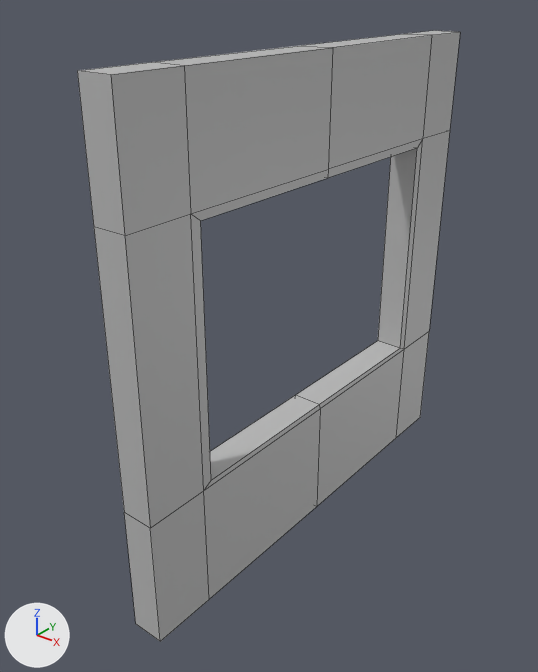
The FBX model SPMGrupp6/Content/Meshes/SM.wall_window_300x300x20.fbx: old version first, new version second.
Rendered twice from a 50 mm camera at (2.45, -4.97, 3.34) aimed at (-0.15, -1.72, 1.33). Arrows for +X, +Y and +Z are at lower left; the lights stay in place. The first picture is the older version. Mesh edges are drawn as thin lines. Where no turn or scale is listed for an object, it has been applied to the vertices.

The older version as bpy lines, for what is in view:
```python
me_mesh = bpy.data.meshes.new('Mesh')
me_mesh.from_pydata(...)  # 52 vertices, 52 faces; spans x -0.1..0.1, y -3.0..0.0, z 0.0..3.0
me_mesh.materials.append(mat_trimsheet)  # grey #bcbcbc
ob_wall_window_300x300x20 = bpy.data.objects.new('wall_window_300x300x20', me_mesh)
ob_wall_window_300x300x20.location = (0.0, 0.0, 0.0)
```
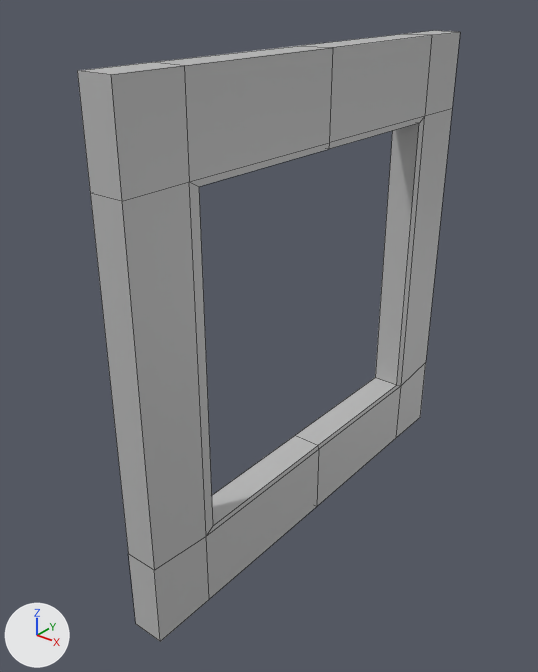
Commit message: WindowFix_Jumpthru now possible

Diff of the bpy script that builds the scene:
```diff
--- a/SPMGrupp6/Content/Meshes/SM.wall_window_300x300x20.fbx.py
+++ b/SPMGrupp6/Content/Meshes/SM.wall_window_300x300x20.fbx.py
@@ me_mesh @@
 me_mesh.from_pydata(...)  # 52 vertices, 52 faces; spans x -0.1..0.1, y -3.0..0.0, z 0.0..3.0
 # used by ob_wall_window_300x300x20; location = (0.0, 0.0, 0.0)
+# me_mesh part 1: all 12 vertices in x -0.1..0.1, y -2.6..-0.4, z 0.8..0.83 are moved by (0.0, 0.0, -0.32)
+# me_mesh part 2: all 2 vertices in x -0.1..0.1, y -3.0, z 0.8 are moved by (0.0, 0.0, -0.28)
+# me_mesh part 3: all 2 vertices in x -0.1..0.1, y 0.0, z 0.8 are moved by (0.0, 0.0, -0.28)
+# me_mesh part 4: all 10 vertices in x -0.1..0.1, y -3.0..0.0, z 2.36 are moved by (0.0, 0.0, 0.15)
+# me_mesh part 5: all 6 vertices in x -0.1..0.1, y -2.54..-0.46, z 2.31 are moved by (0.0, 0.0, 0.16)
 me_mesh.materials.append(mat_trimsheet)
```

Pixel boxes [x1, y1, x2, y2] of what changed, in the pictures (538 x 672 px; the box of a moved part takes in the faces that stretch with it):
part 1 of me_mesh, moved or reshaped: before [204, 341, 404, 599]; after [206, 378, 401, 599]
part 2 of me_mesh, moved or reshaped: before [94, 214, 209, 642]; after [90, 182, 209, 642]
part 3 of me_mesh, moved or reshaped: before [396, 131, 450, 438]; after [396, 109, 452, 438]
part 4 of me_mesh, moved or reshaped: before [77, 32, 460, 235]; after [77, 32, 460, 201]
part 5 of me_mesh, moved or reshaped: before [191, 139, 423, 490]; after [189, 116, 425, 536]
